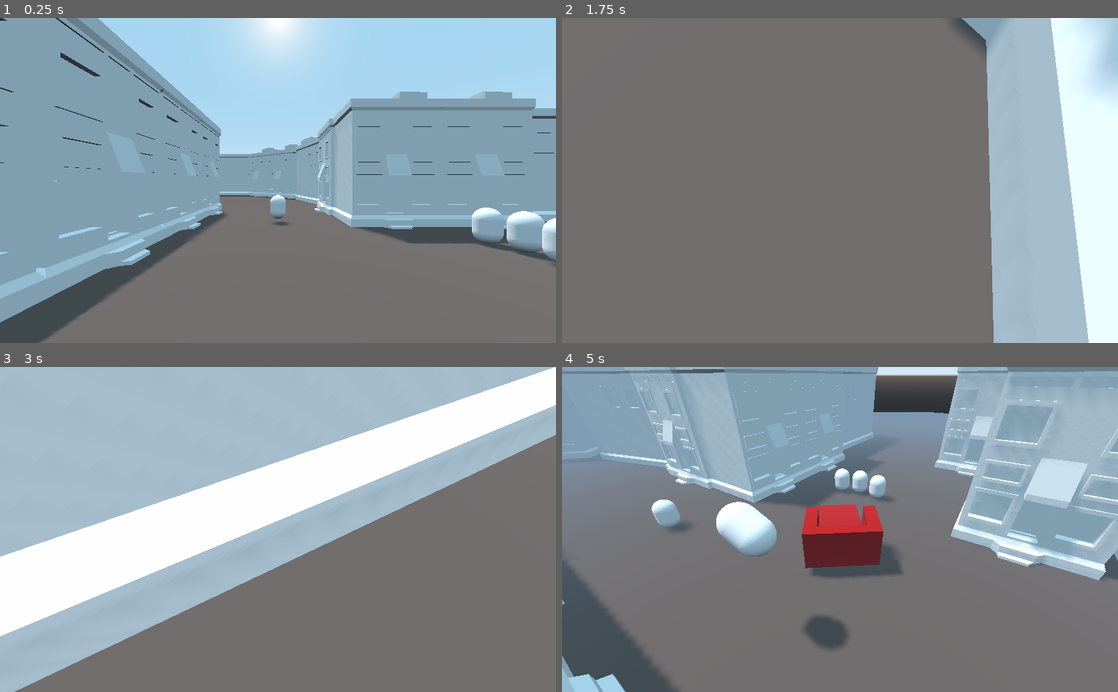
Above: before the commit, frames 1-4 (two rows, left to right).
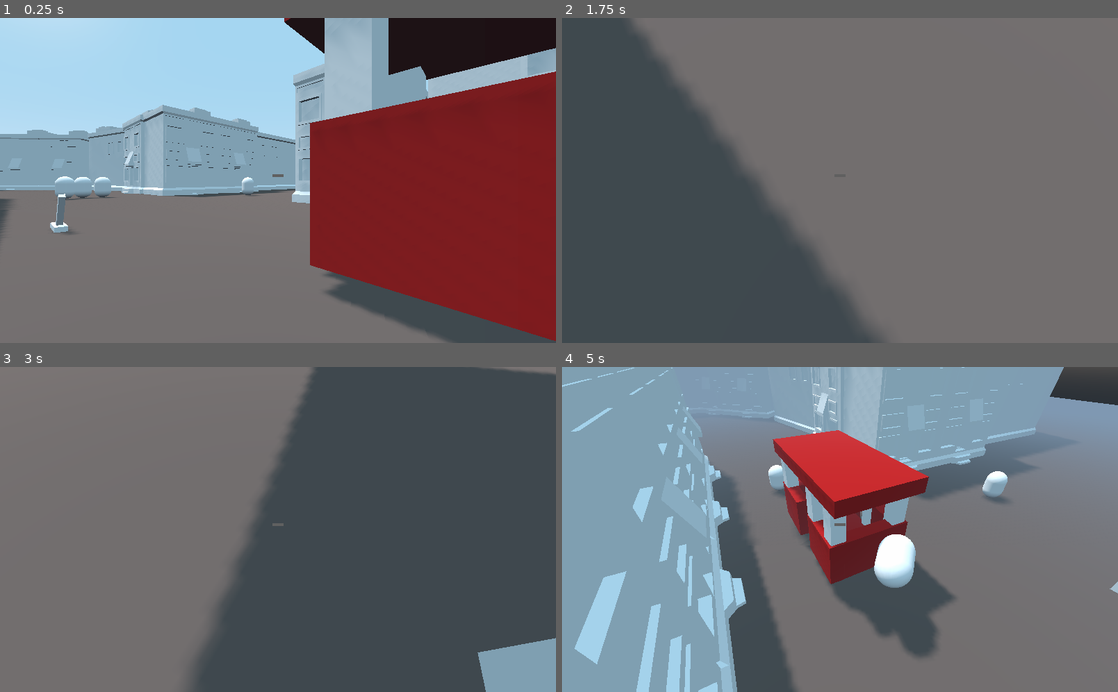
Above: after the commit, the same moments.

Repository: cullumi/One-Second-Speedster
Game: Godot game, scene res://Game.tscn
The game is run twice, just before and just after one commit, with the same random seed, the same clock (stepped at 60 frames per second) and the same inputs. Before the commit the project starts from res://Level 1/Level 1.tscn.
Inputs:
- Up to frame 1 (0.25 s): no input
- Up to frame 2 (1.75 s): tap Enter (interact, bound only after the commit) at 0.5 s; hold D (move_right) 0.53-1.28 s; hold Down (look_down) 0.53-1.28 s; tap Left (look_left) at 0.8, 1.35 s; hold S (move_back) from 1.28 s (still down); tap Right (look_right) at 1.55 s
- Up to frame 3 (3 s): release S (move_back) at 2.03 s; hold D (move_right) 2.03-2.78 s; hold Right (look_right) 2.03-2.78 s; tap Up (look_up) at 2.3, 2.85 s; hold W (move_forward) from 2.78 s (still down)
- Up to frame 4 (5 s): tap Enter (interact, bound only after the commit) at 3.05, 3.6 s; release W (move_forward) at 3.53 s; hold Down (look_down) 3.53-4.28 s; hold A (move_left) from 3.53 s (still down); tap P (un-pause) at 4.15 s; tap Down (look_down) at 4.35 s; tap Left (look_left) at 4.55 s

The runs differ from the first frame. In frame 1, 68% of the frame differs, in the area x 0-100%, y 0-100%; in frame 2, 58%; in frame 3, 95%; in frame 4, 62%.

Commit message:
Completed Interactables + Trolly Mesh
+ Added "Generic Interactable" template script
+ Added "Track Lever" object and script
+ Implemented Track Lever into Level 1
+ Implemented "interactable" group w/ Player Raycast
+ Added ability to 'push' characters

Diff:
--- /dev/null
+++ b/Assets/Meshes/Trolly/Trolly Pole.tres
@@ -0,0 +1,4 @@
+[gd_resource type="ConvexPolygonShape" format=2]
+
+[resource]
+points = PoolVector3Array( -0.5, 3, 0.5, 0.5, 3, -0.5, 0.5, 3, 0.5, -0.5, 3, -0.5, -0.5, -3, 0.5, 0.5, -3, -0.5, 0.5, -3, 0.5, -0.5, -3, -0.5, 0.5, 3, 0.5, -0.5, 3, -0.5, 0.5, 3, -0.5, -0.5, 3, 0.5, 0.5, -3, 0.5, -0.5, -3, -0.5, 0.5, -3, -0.5, -0.5, -3, 0.5, 0.5, 3, 0.5, -0.5, -3, 0.5, -0.5, 3, 0.5, 0.5, -3, 0.5, 0.5, 3, -0.5, -0.5, -3, -0.5, -0.5, 3, -0.5, 0.5, -3, -0.5 )
--- a/Assets/Scenes/Innocent Rando.tscn
+++ b/Assets/Scenes/Innocent Rando.tscn
@@ -27,6 +27,8 @@
 material/0 = null
 
 [node name="StaticBody" type="StaticBody" parent="."]
+collision_layer = 8
+collision_mask = 8
 
 [node name="CollisionShape2" type="CollisionShape" parent="StaticBody"]
 shape = SubResource( 1 )
--- a/Assets/Scenes/Player.tscn
+++ b/Assets/Scenes/Player.tscn
@@ -2,28 +2,33 @@
 
 [ext_resource path="res://Level 1/Player.gd" type="Script" id=1]
 
-[sub_resource type="SpatialMaterial" id=12]
+[sub_resource type="SpatialMaterial" id=1]
 albedo_color = Color( 0.309804, 0.419608, 0.741176, 1 )
 
-[sub_resource type="CapsuleMesh" id=13]
-material = SubResource( 12 )
+[sub_resource type="CapsuleMesh" id=2]
+material = SubResource( 1 )
 
-[sub_resource type="CapsuleShape" id=14]
+[sub_resource type="CapsuleShape" id=3]
 
 [node name="Player" type="KinematicBody"]
-editor/display_folded = true
-transform = Transform( 1, 0, 0, 0, 1, 0, 0, 0, 1, 0, 8.08827, 4.05386 )
+transform = Transform( 1, 0, 0, 0, 1, 0, 0, 0, 1, 0, 0.539427, 0 )
+collision_mask = 9
 script = ExtResource( 1 )
 
 [node name="MeshInstance" type="MeshInstance" parent="."]
 transform = Transform( 1, 0, 0, 0, -4.37114e-008, -1, 0, 1, -4.37114e-008, 0, 0, 0 )
-mesh = SubResource( 13 )
+mesh = SubResource( 2 )
 material/0 = null
 
 [node name="CollisionShape" type="CollisionShape" parent="."]
 transform = Transform( 1, 0, 0, 0, -4.37114e-008, -1, 0, 1, -4.37114e-008, 0, 0, 0 )
-shape = SubResource( 14 )
+shape = SubResource( 3 )
 
 [node name="Camera" type="Camera" parent="."]
-transform = Transform( 1, 0, 0, 0, 1, 0, 0, 0, 1, 0, 0.962328, 0 )
+transform = Transform( 1, 0, 0, 0, 1, 0, 0, 0, 1, 0, 1, 0 )
 current = true
+
+[node name="RayCast" type="RayCast" parent="Camera"]
+enabled = true
+cast_to = Vector3( 0, 0, -5 )
+collision_mask = 7
--- /dev/null
+++ b/Assets/Scripts/GenericInteractable.gd
@@ -0,0 +1,14 @@
+extends StaticBody
+
+export (String) var interaction_label = "Interact"
+
+signal interacted_with
+
+func _ready():
+	add_to_group("interactable")
+
+func interact(interactor):
+	emit_signal("interacted_with")
+
+func get_interaction_label():
+	return interaction_label
--- /dev/null
+++ b/Game.gd
@@ -0,0 +1,6 @@
+extends Node
+
+onready var ui = $UI
+
+func _on_Player_can_interact(label_text):
+	ui.show_interaction_label(label_text)
--- /dev/null
+++ b/Game.tscn
@@ -0,0 +1,37 @@
+[gd_scene load_steps=4 format=2]
+
+[ext_resource path="res://Game.gd" type="Script" id=1]
+[ext_resource path="res://Level 1/Level 1.tscn" type="PackedScene" id=2]
+[ext_resource path="res://UI.gd" type="Script" id=3]
+
+[node name="Game" type="Node"]
+script = ExtResource( 1 )
+
+[node name="Level 1" parent="." instance=ExtResource( 2 )]
+
+[node name="UI" type="Control" parent="."]
+anchor_right = 1.0
+anchor_bottom = 1.0
+script = ExtResource( 3 )
+
+[node name="Interaction Label" type="Label" parent="UI"]
+anchor_left = 0.4
+anchor_top = 0.6
+anchor_right = 0.6
+anchor_bottom = 0.6
+margin_top = -60.0
+margin_bottom = -60.0
+text = "Interact
+"
+align = 1
+valign = 1
+
+[node name="Crosshair" type="ColorRect" parent="UI"]
+anchor_left = 0.49
+anchor_top = 0.48
+anchor_right = 0.51
+anchor_bottom = 0.49
+color = Color( 0.380392, 0.380392, 0.380392, 1 )
+[connection signal="can_interact" from="Level 1/Player" to="." method="_on_Player_can_interact"]
+
+[editable path="Level 1"]
--- a/Level 1/Innocent Rando.gd
+++ b/Level 1/Innocent Rando.gd
@@ -3,11 +3,15 @@
 export (SpatialMaterial) var harmed_material
 export (SpatialMaterial) var unharmed_material
 
+export (Vector3) var saved_force = Vector3()
+export (String) var interaction_label = "Interact"
 onready var mesh = $"Innocent Rando"
-onready var col_shape = $CollisionShape
+#onready var col_shape = $CollisionShape
 
 func _ready():
+	add_to_group("pausable")
 	add_to_group("people")
+	add_to_group("interactable")
 	contacts_reported = 5
 	contact_monitor = true
 	mesh.material_override = unharmed_material
@@ -18,3 +22,15 @@
 
 func add_collision_exception(body):
 	add_collision_exception_with(body)
+
+func unpause():
+	apply_central_impulse(saved_force)
+
+func interact(interactor):
+	print("Interacted With")
+	var interactor_pos = interactor.global_transform.origin
+	var self_pos = global_transform.origin
+	saved_force += -self_pos.direction_to(interactor_pos) * interactor.push_force
+
+func get_interaction_label():
+	return interaction_label
--- a/Level 1/Level 1.gd
+++ b/Level 1/Level 1.gd
@@ -2,6 +2,7 @@
 
 onready var real_time_cam = $"Real-Time Camera"
 onready var player = $Player
+onready var trolly = $Trolly
 
 var trolly_speed = 40
 
@@ -14,3 +15,6 @@
 		get_tree().call_group("pausable", "unpause")
 
 		real_time_cam.current = true
+
+func _on_Track_Lever_interacted_with():
+	trolly.is_following_left_path = !trolly.is_following_left_path
--- a/Level 1/Level 1.tscn
+++ b/Level 1/Level 1.tscn
@@ -1,14 +1,16 @@
-[gd_scene load_steps=19 format=2]
+[gd_scene load_steps=28 format=2]
 
 [ext_resource path="res://Level 1/Level 1.gd" type="Script" id=1]
 [ext_resource path="res://Assets/Meshes/Detailed Building.tscn" type="PackedScene" id=2]
 [ext_resource path="res://Assets/Scenes/Innocent Rando.tscn" type="PackedScene" id=3]
 [ext_resource path="res://Level 1/Trolly.gd" type="Script" id=4]
 [ext_resource path="res://Assets/Materials/trolly_spatmat.tres" type="Material" id=5]
-[ext_resource path="res://Level 1/lvl1_env.tres" type="Environment" id=6]
-[ext_resource path="res://Level 1/Real-Time Camera.gd" type="Script" id=7]
-[ext_resource path="res://Level 1/PathFollow.gd" type="Script" id=8]
-[ext_resource path="res://Assets/Scenes/Player.tscn" type="PackedScene" id=9]
+[ext_resource path="res://Assets/Meshes/Trolly/Trolly Pole.tres" type="Shape" id=6]
+[ext_resource path="res://Level 1/lvl1_env.tres" type="Environment" id=7]
+[ext_resource path="res://Level 1/Real-Time Camera.gd" type="Script" id=8]
+[ext_resource path="res://Level 1/PathFollow.gd" type="Script" id=9]
+[ext_resource path="res://Assets/Scenes/Player.tscn" type="PackedScene" id=10]
+[ext_resource path="res://Level 1/Track Lever.gd" type="Script" id=11]
 
 [sub_resource type="SpatialMaterial" id=1]
 albedo_color = Color( 0.392157, 0.341176, 0.321569, 1 )
@@ -20,33 +22,55 @@
 [sub_resource type="ConcavePolygonShape" id=3]
 data = PoolVector3Array( 96, 0, 128, -96, 0, 128, 96, 0, -128, -96, 0, 128, -96, 0, -128, 96, 0, -128 )
 
+[sub_resource type="ConvexPolygonShape" id=4]
+points = PoolVector3Array( -2, 0.5, 4, 2, 0.5, -4, 2, 0.5, 4, -2, 0.5, -4, -2, -0.5, 4, 2, -0.5, -4, 2, -0.5, 4, -2, -0.5, -4, 2, 0.5, 4, -2, 0.5, -4, 2, 0.5, -4, -2, 0.5, 4, 2, -0.5, 4, -2, -0.5, -4, 2, -0.5, -4, -2, -0.5, 4, 2, 0.5, 4, -2, -0.5, 4, -2, 0.5, 4, 2, -0.5, 4, 2, 0.5, -4, -2, -0.5, -4, -2, 0.5, -4, 2, -0.5, -4 )
+
+[sub_resource type="CubeMesh" id=5]
+size = Vector3( 4, 1, 8 )
+
 [sub_resource type="ConvexPolygonShape" id=6]
-points = PoolVector3Array( -2, 0.5, 4, 2, 0.5, -4, 2, 0.5, 4, -2, 0.5, -4, -2, -0.5, 4, 2, -0.5, -4, 2, -0.5, 4, -2, -0.5, -4, 2, 0.5, 4, -2, 0.5, -4, 2, 0.5, -4, -2, 0.5, 4, 2, -0.5, 4, -2, -0.5, -4, 2, -0.5, -4, -2, -0.5, 4, 2, 0.5, 4, -2, -0.5, 4, -2, 0.5, 4, 2, -0.5, 4, 2, 0.5, -4, -2, -0.5, -4, -2, 0.5, -4, 2, -0.5, -4 )
+points = PoolVector3Array( -3, 0.5, 14, 3, 0.5, -14, 3, 0.5, 14, -3, 0.5, -14, -3, -0.5, 14, 3, -0.5, -14, 3, -0.5, 14, -3, -0.5, -14, 3, 0.5, 14, -3, 0.5, -14, 3, 0.5, -14, -3, 0.5, 14, 3, -0.5, 14, -3, -0.5, -14, 3, -0.5, -14, -3, -0.5, 14, 3, 0.5, 14, -3, -0.5, 14, -3, 0.5, 14, 3, -0.5, 14, 3, 0.5, -14, -3, -0.5, -14, -3, 0.5, -14, 3, -0.5, -14 )
 
 [sub_resource type="CubeMesh" id=7]
-size = Vector3( 4, 1, 8 )
-
-[sub_resource type="ConvexPolygonShape" id=8]
+size = Vector3( 6, 1, 28 )
+
+[sub_resource type="CubeMesh" id=8]
+size = Vector3( 1, 6, 1 )
+
+[sub_resource type="ConvexPolygonShape" id=9]
 points = PoolVector3Array( 0, 0, 1.5, 0, 0, 1.5, 0, 0, 1.5, 0, 0, 1.5, 0, 0, 1.5, 0, 0, 1.5, 0, 0, 1.5, 0, 0, 1.5, 0, 0 …(56722 unchanged characters)…
 
-[sub_resource type="CapsuleMesh" id=9]
-
-[sub_resource type="Curve3D" id=10]
+[sub_resource type="CapsuleMesh" id=10]
+
+[sub_resource type="Curve3D" id=11]
 _data = {
 "points": PoolVector3Array( 0, 0, 0, 0, 0, 0, -0.805283, 1.3589, 18.4287, 0, 0, 0, 0, 0, 0, -0.24303, 0.456134, 2.60398 …(275 unchanged characters)…
 "tilts": PoolRealArray( 0, 0, 0, 0, 0, 0 )
 }
 
-[sub_resource type="Curve3D" id=11]
+[sub_resource type="Curve3D" id=12]
 _data = {
 "points": PoolVector3Array( 0, 0, 0, 0, 0, 0, 0.415953, 0.263329, 19.518, -0.578014, -0.0166445, 2.85981, 0.578014, 0.0 …(275 unchanged characters)…
 "tilts": PoolRealArray( 0, 0, 0, 0, 0 )
 }
 
+[sub_resource type="ConvexPolygonShape" id=13]
+points = PoolVector3Array( -0.25, 0.25, 1, 0.25, 0.25, -1, 0.25, 0.25, 1, -0.25, 0.25, -1, -0.25, -0.25, 1, 0.25, -0.25, -1, 0.25, -0.25, 1, -0.25, -0.25, -1, 0.25, 0.25, 1, -0.25, 0.25, -1, 0.25, 0.25, -1, -0.25, 0.25, 1, 0.25, -0.25, 1, -0.25, -0.25, -1, 0.25, -0.25, -1, -0.25, -0.25, 1, 0.25, 0.25, 1, -0.25, -0.25, 1, -0.25, 0.25, 1, 0.25, -0.25, 1, 0.25, 0.25, -1, -0.25, -0.25, -1, -0.25, 0.25, -1, 0.25, -0.25, -1 )
+
+[sub_resource type="CubeMesh" id=14]
+size = Vector3( 0.5, 0.5, 2 )
+
+[sub_resource type="ConvexPolygonShape" id=15]
+points = PoolVector3Array( -0.125, 0.125, 1, 0.125, 0.125, -1, 0.125, 0.125, 1, -0.125, 0.125, -1, -0.125, -0.125, 1, 0.125, -0.125, -1, 0.125, -0.125, 1, -0.125, -0.125, -1, 0.125, 0.125, 1, -0.125, 0.125, -1, 0.125, 0.125, -1, -0.125, 0.125, 1, 0.125, -0.125, 1, -0.125, -0.125, -1, 0.125, -0.125, -1, -0.125, -0.125, 1, 0.125, 0.125, 1, -0.125, -0.125, 1, -0.125, 0.125, 1, 0.125, -0.125, 1, 0.125, 0.125, -1, -0.125, -0.125, -1, -0.125, 0.125, -1, 0.125, -0.125, -1 )
+
+[sub_resource type="CubeMesh" id=16]
+size = Vector3( 0.25, 0.25, 2 )
+
 [node name="Level 1" type="Spatial"]
 script = ExtResource( 1 )
 
 [node name="Static Environment" type="Node" parent="."]
+editor/display_folded = true
 
 [node name="Ground" type="MeshInstance" parent="Static Environment"]
 editor/display_folded = true
@@ -150,12 +174,13 @@
 editor/display_folded = true
 
 [node name="Innocent Rando" parent="Peeps" instance=ExtResource( 3 )]
+transform = Transform( 1, 0, 0, 0, -4.37114e-008, -1, 0, 1, -4.37114e-008, -1.04662, 1.73841, -26.3915 )
 
 [node name="Innocent Rando5" parent="Peeps" instance=ExtResource( 3 )]
-transform = Transform( 1, 0, 0, 0, -4.37114e-008, -1, 0, 1, -4.37114e-008, 17.45, 1.58194, -15.3071 )
+transform = Transform( 1, 0, 0, 0, -4.37114e-008, -1, 0, 1, -4.37114e-008, -3.03892, 1.58194, -25.3574 )
 
 [node name="Innocent Rando2" parent="Peeps" instance=ExtResource( 3 )]
-transform = Transform( 1, 0, 0, 0, -4.37114e-008, -1, 0, 1, -4.37114e-008, 17.8333, 1.58194, -10.2911 )
+transform = Transform( 1, 0, 0, 0, -4.37114e-008, -1, 0, 1, -4.37114e-008, 1.1247, 1.58194, -25.7098 )
 
 [node name="Innocent Rando3" parent="Peeps" instance=ExtResource( 3 )]
 transform = Transform( 1, 0, 0, 0, -4.37114e-008, -1, 0, 1, -4.37114e-008, 18.1428, 1.58194, -12.976 )
@@ -167,85 +192,216 @@
 script = ExtResource( 4 )
 left_path_follow = NodePath("../Left Path/LeftPathFollow")
 right_path_follow = NodePath("../Right Path/RightPathFollow")
+is_following_left_path = true
 
 [node name="Base" type="CollisionShape" parent="Trolly"]
 editor/display_folded = true
+shape = SubResource( 4 )
+
+[node name="Trolly" type="MeshInstance" parent="Trolly/Base"]
+mesh = SubResource( 5 )
+material/0 = ExtResource( 5 )
+
+[node name="Base2" type="CollisionShape" parent="Trolly"]
+editor/display_folded = true
+transform = Transform( 1, 0, 0, 0, -1.74846e-008, -0.4, 0, 1, -4.37114e-008, 0, 1.09786, 4 )
+shape = SubResource( 4 )
+
+[node name="Trolly" type="MeshInstance" parent="Trolly/Base2"]
+mesh = SubResource( 5 )
+material/0 = ExtResource( 5 )
+
+[node name="Base6" type="CollisionShape" parent="Trolly"]
+editor/display_folded = true
+transform = Transform( 1, 0, 0, 0, -1.74846e-008, -0.4, 0, 1, -4.37114e-008, 0, 1.09786, -4.46108 )
+shape = SubResource( 4 )
+
+[node name="Trolly" type="MeshInstance" parent="Trolly/Base6"]
+mesh = SubResource( 5 )
+material/0 = ExtResource( 5 )
+
+[node name="Roof" type="CollisionShape" parent="Trolly"]
+editor/display_folded = true
+transform = Transform( 1, 0, 0, 0, 1, 0, 0, 0, 0.4, 0, 5.69841, -0.445696 )
 shape = SubResource( 6 )
 
-[node name="Trolly" type="MeshInstance" parent="Trolly/Base"]
+[node name="Roof" type="MeshInstance" parent="Trolly/Roof"]
 mesh = SubResource( 7 )
 material/0 = ExtResource( 5 )
 
-[node name="Base2" type="CollisionShape" parent="Trolly"]
-editor/display_folded = true
-transform = Transform( 1, 0, 0, 0, -1.74846e-008, -0.4, 0, 1, -4.37114e-008, 0, 1.09786, 4 )
-shape = SubResource( 6 )
-
-[node name="Trolly" type="MeshInstance" parent="Trolly/Base2"]
-mesh = SubResource( 7 )
-material/0 = ExtResource( 5 )
-
 [node name="Base3" type="CollisionShape" parent="Trolly"]
 editor/display_folded = true
 transform = Transform( 0.0371209, 0.999311, -4.36813e-008, 0, -1.74846e-008, -0.4, -0.999311, 0.0371209, -1.62261e-009, 2.38227, 1.09786, 2.50563 )
-shape = SubResource( 6 )
+shape = SubResource( 4 )
 
 [node name="Trolly" type="MeshInstance" parent="Trolly/Base3"]
 transform = Transform( 1, -3.72529e-009, 0, 3.72529e-009, 1, -1.38778e-017, -1.11022e-016, -2.08167e-017, 1, 0, 0, 0 )
-mesh = SubResource( 7 )
+mesh = SubResource( 5 )
+material/0 = ExtResource( 5 )
+
+[node name="Trolly2" type="MeshInstance" parent="Trolly/Base3"]
+transform = Transform( 1, -1.11759e-008, 0, 1.11759e-008, 1, -1.38778e-017, -4.44089e-016, -3.46945e-017, 1, 5.88137, -0.218473, 0 )
+mesh = SubResource( 5 )
+material/0 = ExtResource( 5 )
+
+[node name="Trolly3" type="MeshInstance" parent="Trolly/Base3"]
+transform = Transform( 1, -1.86265e-008, 0, 1.86265e-008, 1, -1.38778e-017, -7.77156e-016, -4.85723e-017, 1, 5.70224, -5.04063, 0 )
+mesh = SubResource( 5 )
 material/0 = ExtResource( 5 )
 
 [node name="Base4" type="CollisionShape" parent="Trolly"]
 editor/display_folded = true
 transform = Transform( 0.0371209, 0.999311, -4.36813e-008, 0, -1.74846e-008, -0.4, -0.999311, 0.0371209, -1.62261e-009, -2.45796, 1.09786, 2.50563 )
-shape = SubResource( 6 )
+shape = SubResource( 4 )
 
 [node name="Trolly" type="MeshInstance" parent="Trolly/Base4"]
 transform = Transform( 1, -3.72529e-009, 0, 3.72529e-009, 1, -1.38778e-017, -1.11022e-016, -2.08167e-017, 1, 0, 0, 0 )
-mesh = SubResource( 7 )
+mesh = SubResource( 5 )
+material/0 = ExtResource( 5 )
+
+[node name="StaticBody" type="StaticBody" parent="Trolly" groups=[
+"dangerous",
+]]
+editor/display_folded = true
+transform = Transform( 1, 0, 0, 0, -1.74846e-008, -0.4, 0, 1, -4.37114e-008, 0, 1.09786, -5.40654 )
+collision_layer = 0
+collision_mask = 4
+
+[node name="Trolly Front" type="CollisionShape" parent="Trolly/StaticBody"]
+shape = SubResource( 4 )
+
+[node name="Trolly" type="MeshInstance" parent="Trolly/StaticBody/Trolly Front"]
+mesh = SubResource( 5 )
 material/0 = ExtResource( 5 )
 
 [node name="Camera Focus Point" type="Spatial" parent="Trolly"]
 
+[node name="Pole2" type="CollisionShape" parent="Trolly"]
+editor/display_folded = true
+transform = Transform( 1, 0, 0, 0, 1, 0, 0, 0, 1, 2.13932, 2.85989, 3.85176 )
+shape = ExtResource( 6 )
+
+[node name="Pole" type="MeshInstance" parent="Trolly/Pole2"]
+mesh = SubResource( 8 )
+material/0 = null
+
+[node name="Pole" type="CollisionShape" parent="Trolly"]
+editor/display_folded = true
+transform = Transform( 1, 0, 0, 0, 1, 0, 0, 0, 1, 2.22537, 2.56788, 1.07077 )
+shape = ExtResource( 6 )
+
+[node name="Pole" type="MeshInstance" parent="Trolly/Pole"]
+mesh = SubResource( 8 )
+material/0 = null
+
+[node name="Pole7" type="CollisionShape" parent="Trolly"]
+editor/display_folded = true
+transform = Transform( 1, 0, 0, 0, 1, 0, 0, 0, 1, 2.13932, 2.85989, -4.55429 )
+shape = ExtResource( 6 )
+
+[node name="Pole" type="MeshInstance" parent="Trolly/Pole7"]
+mesh = SubResource( 8 )
+material/0 = null
+
+[node name="Pole3" type="CollisionShape" parent="Trolly"]
+editor/display_folded = true
+transform = Transform( 1, 0, 0, 0, 1, 0, 0, 0, 1, -2.35658, 2.85989, 3.85176 )
+shape = ExtResource( 6 )
+
+[node name="Pole" type="MeshInstance" parent="Trolly/Pole3"]
+mesh = SubResource( 8 )
+material/0 = null
+
+[node name="Pole4" type="CollisionShape" parent="Trolly"]
+editor/display_folded = true
+transform = Transform( 1, 0, 0, 0, 1, 0, 0, 0, 1, -2.35658, 2.85989, 1.08412 )
+shape = ExtResource( 6 )
+
+[node name="Pole" type="MeshInstance" parent="Trolly/Pole4"]
+mesh = SubResource( 8 )
+material/0 = null
+
+[node name="Pole5" type="CollisionShape" parent="Trolly"]
+editor/display_folded = true
+transform = Transform( 1, 0, 0, 0, 1, 0, 0, 0, 1, -2.35658, 2.85989, -4.5344 )
+shape = ExtResource( 6 )
+
+[node name="Pole" type="MeshInstance" parent="Trolly/Pole5"]
+mesh = SubResource( 8 )
+material/0 = null
+
 [node name="Trolly Driver" type="RigidBody" parent="."]
 editor/display_folded = true
-transform = Transform( 1, 0, 0, 0, -4.37114e-008, -1, 0, 1, -4.37114e-008, 0, 8.24223, 18.7642 )
+transform = Transform( 1, 0, 0, 0, -4.37114e-008, -1, 0, 1, -4.37114e-008, 0, 3.65232, 18.7642 )
 
 [node name="CollisionShape" type="CollisionShape" parent="Trolly Driver"]
-shape = SubResource( 8 )
+shape = SubResource( 9 )
 
 [node name="Trolly Driver" type="MeshInstance" parent="Trolly Driver"]
-mesh = SubResource( 9 )
+mesh = SubResource( 10 )
 material/0 = null
 
 [node name="Real-Time Camera" type="Camera" parent="."]
 transform = Transform( -0.587913, 0.18597, -0.787257, 0, 0.973215, 0.229898, 0.808924, 0.13516, -0.572166, -7.69456, 13.2775, 0.574323 )
-environment = ExtResource( 6 )
-script = ExtResource( 7 )
+environment = ExtResource( 7 )
+script = ExtResource( 8 )
 focus_point = NodePath("../Trolly/Camera Focus Point")
 
 [node name="Left Path" type="Path" parent="."]
 editor/display_folded = true
 transform = Transform( 1, 0, 0, 0, 1, 0, 0, 0, 1, 0.0281987, -0.189789, -0.0553005 )
-curve = SubResource( 10 )
+curve = SubResource( 11 )
 
 [node name="LeftPathFollow" type="PathFollow" parent="Left Path"]
 v_offset = 1.0
 loop = false
-script = ExtResource( 8 )
+script = ExtResource( 9 )
 
 [node name="Right Path" type="Path" parent="."]
 editor/display_folded = true
-curve = SubResource( 11 )
+curve = SubResource( 12 )
 
 [node name="RightPathFollow" type="PathFollow" parent="Right Path"]
 v_offset = 1.0
 cubic_interp = false
 loop = false
-script = ExtResource( 8 )
+script = ExtResource( 9 )
 
 [node name="DirectionalLight" type="DirectionalLight" parent="."]
 transform = Transform( -0.278601, 0.946451, -0.163132, 0.373922, 0.263348, 0.889286, 0.884627, 0.186757, -0.427268, 0, 19.7036, 0 )
 shadow_enabled = true
 
-[node name="Player" parent="." instance=ExtResource( 9 )]
+[node name="Player" parent="." instance=ExtResource( 10 )]
+transform = Transform( 0.665351, 0, -0.746531, 0, 1, 0, 0.746531, 0, 0.665351, -7.24838, 1.87105, 16.3198 )
+
+[node name="Track Lever" type="StaticBody" parent="."]
+transform = Transform( 1, 0, 0, 0, 1, 0, 0, 0, 1, -5.83225, 0, 0 )
+script = ExtResource( 11 )
+
+[node name="Lever Base2" type="CollisionShape" parent="Track Lever"]
+editor/display_folded = true
+shape = SubResource( 13 )
+
+[node name="Lever Base" type="MeshInstance" parent="Track Lever/Lever Base2"]
+mesh = SubResource( 14 )
+material/0 = null
+
+[node name="Lever Handle" type="CollisionShape" parent="Track Lever"]
+editor/display_folded = true
+transform = Transform( 1, 0, 0, 0, 0.573576, 0.819152, 0, -0.819152, 0.573576, 0, 0.956335, 0.678541 )
+shape = SubResource( 15 )
+
+[node name="Lever Handle" type="MeshInstance" parent="Track Lever/Lever Handle"]
+mesh = SubResource( 16 )
+material/0 = null
+
+[node name="Flipped Lever Handle" type="CollisionShape" parent="Track Lever"]
+editor/display_folded = true
+transform = Transform( 1, 0, 0, 0, 0.573576, -0.819152, 0, 0.819152, 0.573576, 0, 0.956335, -0.613478 )
+visible = false
+shape = SubResource( 15 )
+
+[node name="Lever Handle" type="MeshInstance" parent="Track Lever/Flipped Lever Handle"]
+mesh = SubResource( 16 )
+material/0 = null
+[connection signal="interacted_with" from="Track Lever" to="." method="_on_Track_Lever_interacted_with"]
--- a/Level 1/Player.gd
+++ b/Level 1/Player.gd
@@ -2,12 +2,17 @@
 
 export (int) var move_speed = 15
 export (int) var look_speed = 3
+export (int) var push_force = 10
+
+signal can_interact
 
 onready var camera = $Camera
 onready var mesh = $MeshInstance
 onready var col_shape = $CollisionShape
+onready var ray_cast = $Camera/RayCast
 
 var is_paused = true
+var can_interact = false
 
 func _ready():
 	add_to_group("player")
@@ -16,8 +21,37 @@
 
 func _process(delta):
 	if is_paused:
+		interacting()
 		aiming(delta)
 		movement()
+
+func interacting():
+	if ray_cast.is_colliding():
+		var body = ray_cast.get_collider()
+		if ray_cast.get_collider().is_in_group("interactable"):
+			print("Found Interactable Object")
+			emit_signal("can_interact", body.get_interaction_label())
+			if Input.is_action_just_pressed("interact"):
+				body.interact(self)
+
+func aiming(delta):
+	var velocity = Vector3()
+	var direction = Vector3()
+
+	if Input.is_action_pressed("look_left"):
+		direction.y += 1;
+	if Input.is_action_pressed("look_right"):
+		direction.y -= 1;
+	if Input.is_action_pressed("look_up"):
+		direction.x += 1
+	if Input.is_action_pressed("look_down"):
+		direction.x -= 1;
+	velocity = direction.normalized() * look_speed
+
+	var look_velocity = velocity * delta
+	camera.rotate_x(look_velocity.x)
+	rotate_y(look_velocity.y)
+	camera.rotation_degrees.x = clamp(camera.rotation_degrees.x, -75, 75)
 
 func movement():
 	var velocity = Vector3()
@@ -50,25 +84,6 @@
 
 	move_and_slide(velocity, Vector3.UP)
 
-func aiming(delta):
-	var velocity = Vector3()
-	var direction = Vector3()
-
-	if Input.is_action_pressed("look_left"):
-		direction.y += 1;
-	if Input.is_action_pressed("look_right"):
-		direction.y -= 1;
-	if Input.is_action_pressed("look_up"):
-		direction.x += 1
-	if Input.is_action_pressed("look_down"):
-		direction.x -= 1;
-	velocity = direction.normalized() * look_speed
-
-	var look_velocity = velocity * delta
-	camera.rotate_x(look_velocity.x)
-	rotate_y(look_velocity.y)
-	camera.rotation_degrees.x = clamp(camera.rotation_degrees.x, -75, 75)
-
 func unpause():
 	is_paused = false
 	col_shape.disabled = true
--- /dev/null
+++ b/Level 1/Track Lever.gd
@@ -0,0 +1,26 @@
+extends StaticBody
+
+export (String) var interaction_label = "Interact"
+
+signal interacted_with
+
+onready var lever_handle = $"Lever Handle"
+onready var flipped_lever_handle = $"Flipped Lever Handle"
+
+var flipped = false
+
+func _ready():
+	add_to_group("interactable")
+
+func interact(interactor):
+	emit_signal("interacted_with")
+	flipped = !flipped
+	if flipped:
+		lever_handle.visible = false
+		flipped_lever_handle.visible = true
+	if !flipped:
+		lever_handle.visible = true
+		flipped_lever_handle.visible = false
+
+func get_interaction_label():
+	return interaction_label
--- a/Level 1/Trolly.gd
+++ b/Level 1/Trolly.gd
@@ -9,7 +9,7 @@
 var speed = 10
 
 func _ready():
-	add_to_group("dangerous")
+#	add_to_group("dangerous")
 	add_to_group("trolly")
 	add_to_group("pausable")
 
--- /dev/null
+++ b/UI.gd
@@ -0,0 +1,19 @@
+extends Control
+
+onready var interaction_label = $"Interaction Label"
+
+var interaction_label_was_shown_this_frame = false
+
+func _process(delta):
+	if interaction_label_was_shown_this_frame:
+		interaction_label_was_shown_this_frame = false
+	else:
+		hide_interaction_label()
+
+func show_interaction_label(label_text):
+	interaction_label.text = label_text
+	interaction_label.visible = true
+	interaction_label_was_shown_this_frame = true
+
+func hide_interaction_label():
+	interaction_label.visible = false
--- a/project.godot
+++ b/project.godot
@@ -16,7 +16,7 @@
 [application]
 
 config/name="One Moment To Act"
-run/main_scene="res://Level 1/Level 1.tscn"
+run/main_scene="res://Game.tscn"
 config/icon="res://icon.png"
 
 [input]
@@ -66,12 +66,18 @@
 "events": [ Object(InputEventKey,"resource_local_to_scene":false,"resource_name":"","device":0,"alt":false,"shift":false,"control":false,"meta":false,"command":false,"pressed":false,"scancode":16777234,"unicode":0,"echo":false,"script":null)
  ]
 }
+interact={
+"deadzone": 0.5,
+"events": [ Object(InputEventKey,"resource_local_to_scene":false,"resource_name":"","device":0,"alt":false,"shift":false,"control":false,"meta":false,"command":false,"pressed":false,"scancode":16777221,"unicode":0,"echo":false,"script":null)
+ ]
+}
 
 [layer_names]
 
 3d_physics/layer_1="Default"
 3d_physics/layer_2="Dangerous"
 3d_physics/layer_3="All But Player"
+3d_physics/layer_4="Player Only"
 
 [rendering]
 
